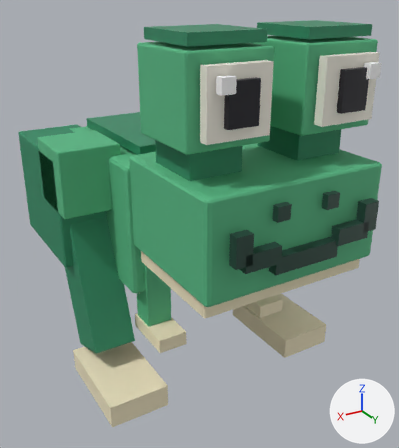
One commit to the glTF model public/models/pets/frog.glb: the scene before it, then after it.
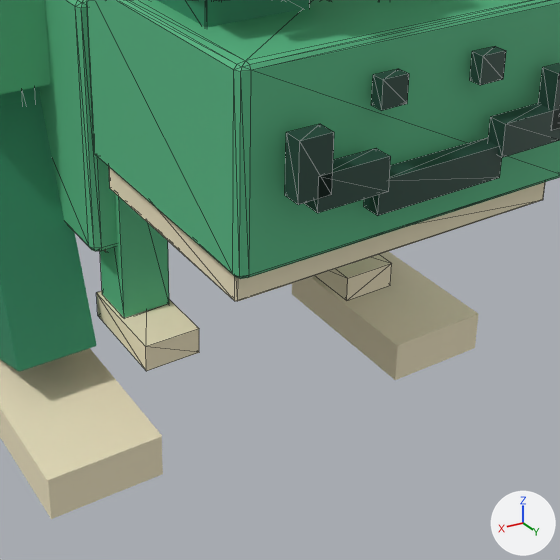
There are two pictures of each version: one whole from a 50 mm camera at (0.763, 1.266, 1.077) aimed at (0.011, 0.013, 0.45), one close up on the part from 22% to 92% of the width and 37% to 100% of the height. The lights are fixed; the arrows at lower right show +X, +Y and +Z. The older version's two pictures come first. The close-ups show mesh edges as thin lines. Where no turn or scale is listed for an object, it has been applied to the vertices. Vertices at exactly the same position are counted once.

The older version as bpy lines, for what is in view:
```python
me_head = bpy.data.meshes.new('head')
me_head.from_pydata(...)  # 405 vertices, 722 faces; spans x -0.249..0.249, y -0.085..0.415, z -0.073..0.517
# faces by material slot: [432, 84, 44, 66, 24, 24, 24, 24]
me_head.materials.append(mat_blk_57b884)  # green #57b884
me_head.materials.append(mat_dec_26463b)  # dark green #26463b
me_head.materials.append(mat_blk_f1e6c4)  # beige #f1e6c4
me_head.materials.append(mat_blk_2f8a63)  # green #2f8a63
me_head.materials.append(mat_dec_f9f5e8)  # white #f9f5e8
me_head.materials.append(mat_dec_171620)  # black #171620
me_head.materials.append(mat_dec_ffffff)  # white #ffffff
me_head.materials.append(mat_dec_2f8a63)  # green #2f8a63
me_leg_fl = bpy.data.meshes.new('leg.FL')
me_leg_fl.from_pydata(...)  # 24 vertices, 40 faces; spans x -0.042..0.042, y -0.044..0.113, z -0.254..0.122
# faces by material slot: [28, 12]
me_leg_fl.materials.append(mat_blk_57b884)  # green #57b884
me_leg_fl.materials.append(mat_blk_f1e6c4)  # beige #f1e6c4
me_leg_fr = bpy.data.meshes.new('leg.FR')
me_leg_fr.from_pydata(...)  # 24 vertices, 40 faces; spans x -0.042..0.042, y -0.044..0.113, z -0.254..0.122
# faces by material slot: [28, 12]
me_leg_fr.materials.append(mat_blk_57b884)  # green #57b884
me_leg_fr.materials.append(mat_blk_f1e6c4)  # beige #f1e6c4
ob_head = bpy.data.objects.new('head', me_head)
ob_head.location = (0.0, 0.049, 0.483)
ob_leg_fl = bpy.data.objects.new('leg.FL', me_leg_fl)
ob_leg_fl.location = (0.17, 0.024, 0.41)
ob_leg_fr = bpy.data.objects.new('leg.FR', me_leg_fr)
ob_leg_fr.location = (-0.17, 0.024, 0.41)
# also in view: 'leg.BR' at (-0.279, -0.152, 0.348); 'leg.BL' at (0.279, -0.152, 0.348); 'body' at (0.0, -0.194, 0.488)
```
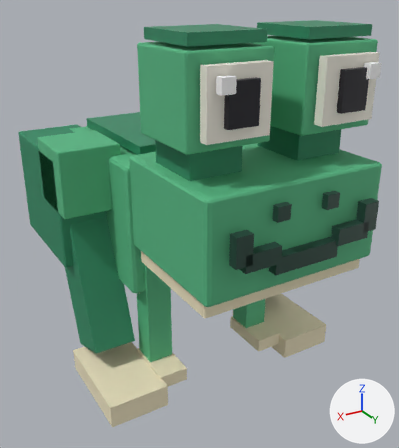
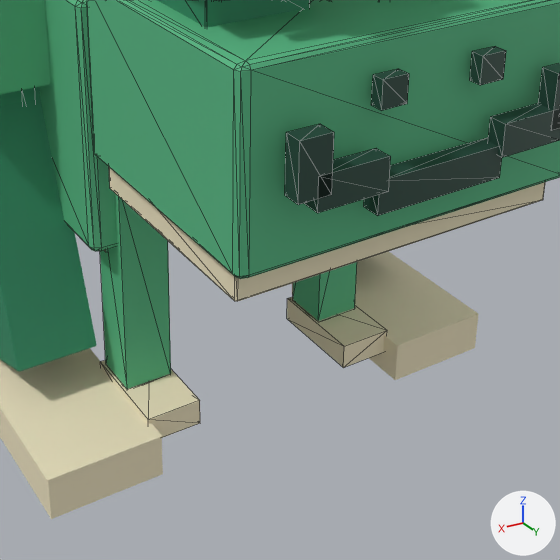
Where the change shows, as pixel boxes [x1, y1, x2, y2] in the close-ups (560 x 560 px):
'leg.FL', moved: before [96, 193, 199, 371]; after [100, 193, 200, 438]
'leg.FR', moved: before [316, 255, 392, 301]; after [287, 262, 387, 368]

The change in detail:
me_leg_fl is used by ob_leg_fl; location (0.17, 0.024, 0.41).
me_leg_fl had 24 vertices, 40 faces and spanned x -0.042..0.042, y -0.044..0.113, z -0.254..0.122.
me_leg_fl now has 24 vertices, 40 faces and spans x -0.042..0.042, y -0.044..0.113, z -0.376..-0.001.
me_leg_fl part 1: the whole mesh is moved by (0.0, 0.0, -0.122).
me_leg_fr is used by ob_leg_fr; location (-0.17, 0.024, 0.41).
me_leg_fr had 24 vertices, 40 faces and spanned x -0.042..0.042, y -0.044..0.113, z -0.254..0.122.
me_leg_fr now has 24 vertices, 40 faces and spans x -0.042..0.042, y -0.044..0.113, z -0.376..-0.001.
me_leg_fr part 2: the whole mesh is moved by (0.0, 0.0, -0.122).
